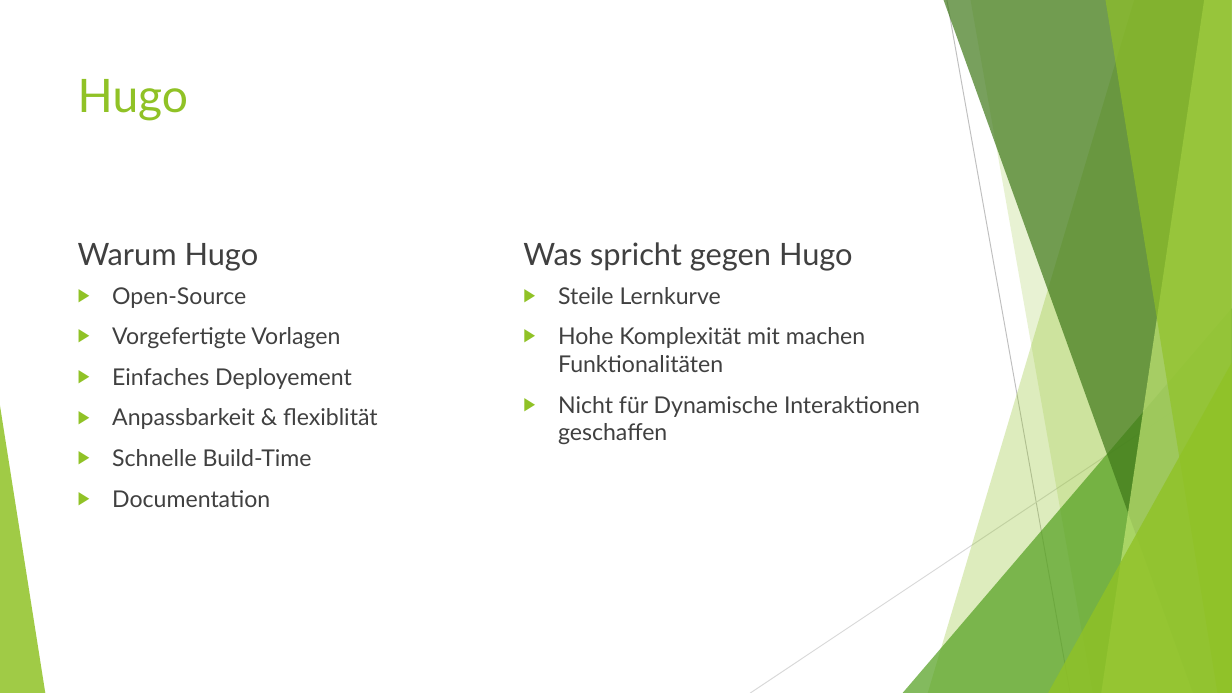
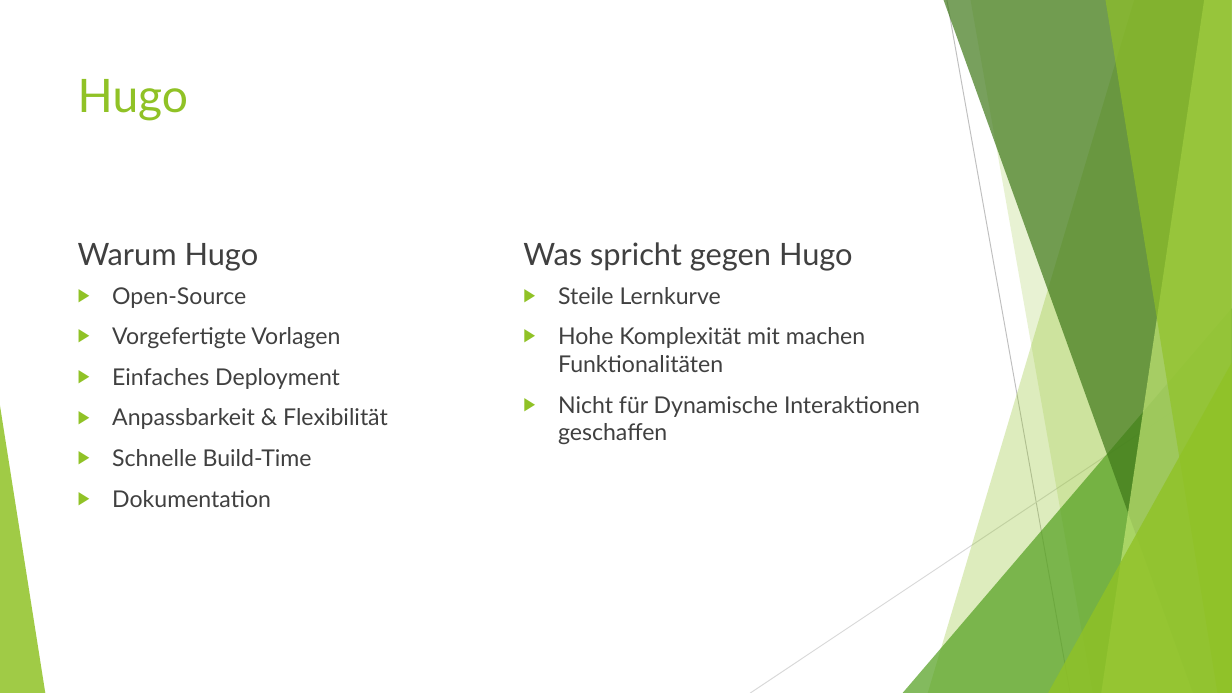
Before and after one commit to huthuthiddeli/aafu, a slide deck: slide 3 of Portfolio_MAIER.pptx (slide 2 before the commit). Drawn at 1232x693 pixels with LibreOffice and Linux fonts; fonts in the diff are those of the drawing. Boxes give left, top, right and bottom in pixels: in the first picture for what was removed or moved away, otherwise in the second. Text is boxed around its words. In the diff, an @@ line names an element or a change of style, - is before the commit and + after.

```diff
--- a/Portfolio_MAIER.pptx
+++ b/Portfolio_MAIER.pptx
@@ text at [112, 368, 388, 429]: text changed @@
-▶ Einfaches Deployement
-▶ Anpassbarkeit & flexiblität
+▶ Einfaches Deployment
+▶ Anpassbarkeit & Flexibilität
@@ text at [112, 490, 271, 507]: text changed @@
-▶ Documentation
+▶ Dokumentation
```
Also in this commit, not shown: 1 slide added, 5 other files.
